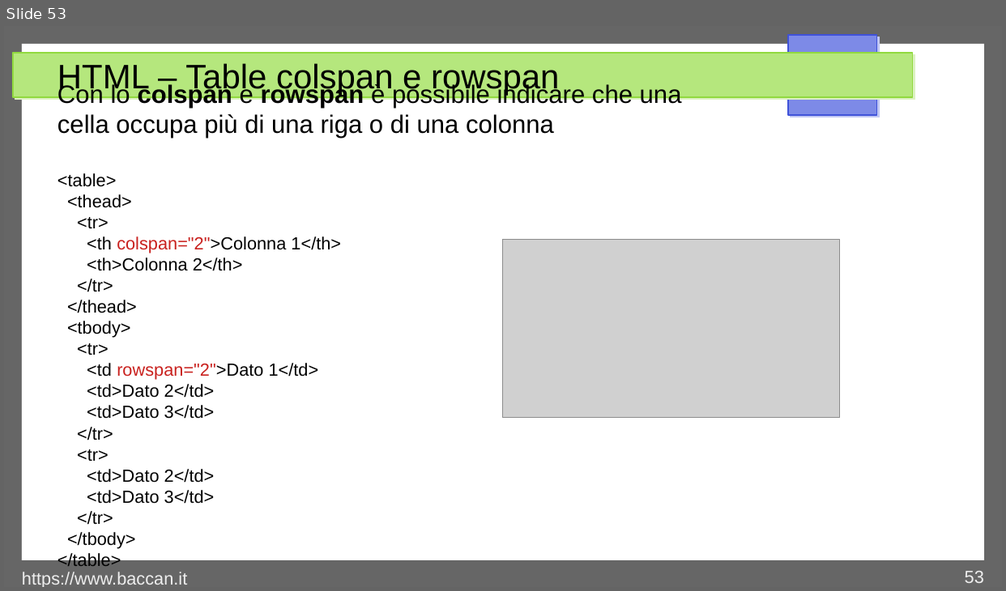
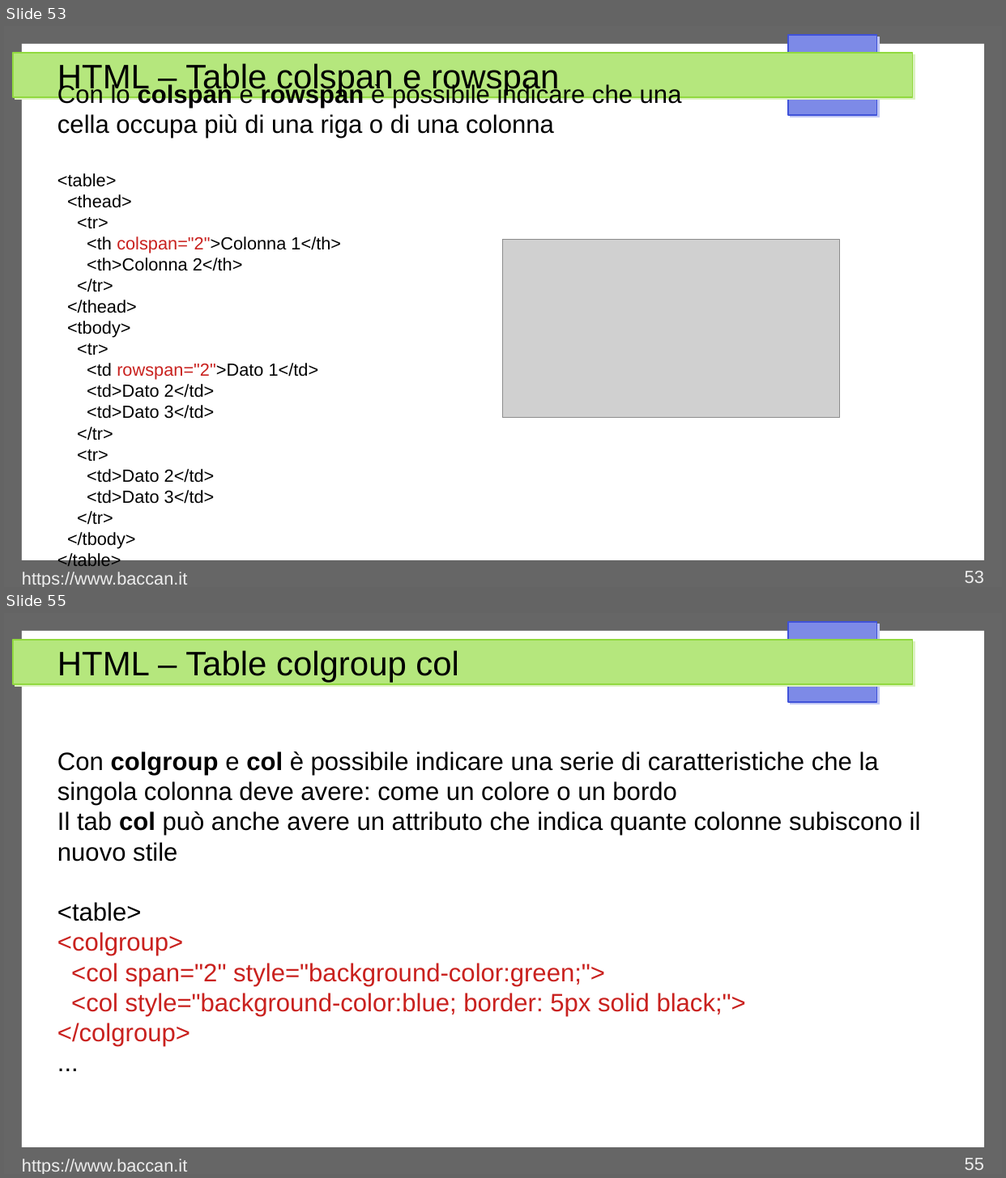
Before and after one commit to matteobaccan/CorsoHTML, a slide deck: Chapter_html.odp. Shown one above the other, each under a label of ours: slide 53 before the commit, slides 53 and 55 after it; the slides between them are not shown. The pictures are 1006x591 and 1006x1178 pixels, drawn with LibreOffice and Linux fonts; fonts in the diff are those of the drawing; grey boxes stand for pictures. Boxes give left, top, right and bottom in pixels: in the first picture for what was removed or moved away, otherwise in the second. Text is boxed around its words. In the diff, an @@ line names an element or a change of style, - is before the commit and + after.

```diff
--- a/Chapter_html.odp
+++ b/Chapter_html.odp
@@ slide 55 added at (4,613,1002,1174), background #FFFFFF; not listed: 4 template elements that a slide beside it also shows @@
@@ title added at (57,650,459,682), 27 pt, text #000000 @@
+HTML – Table colgroup col
@@ text added at (57,752,921,1047), 20 pt, text #000000 @@
+Con colgroup e col è possibile indicare una serie di caratteristiche che la singola colonna deve avere: come un colore o un bordo
+Il tab col può anche avere un attributo che indica quante colonne subiscono il nuovo stile
+<table>
+<colgroup>
+<col span="2" style="background-color:green;">
+<col style="background-color:blue; border: 5px solid black;">
+</colgroup>
+...
@@ text added at (22,1159,187,1174), 14 pt, text #EEEEEE @@
+https://www.baccan.it
@@ page number added at (965,1158,984,1170), 14 pt, text #EEEEEE @@
+55
```
Also in this commit, not shown: 1 slide changed, 5 other slides added, 6 other files.
